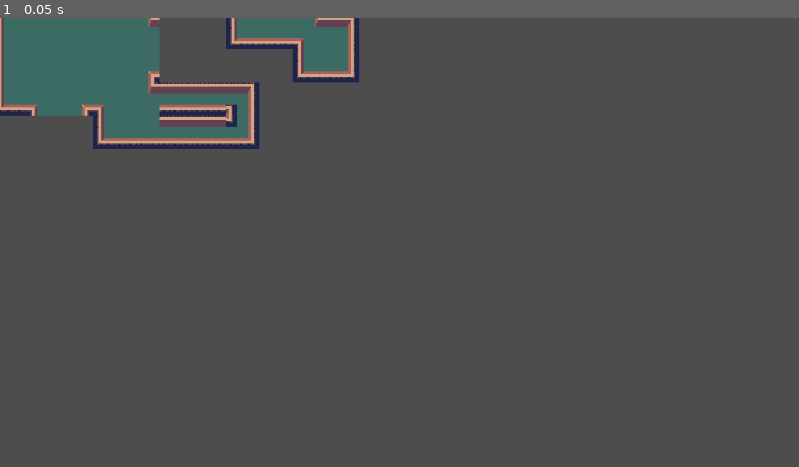
Above: before the commit, frame 1.
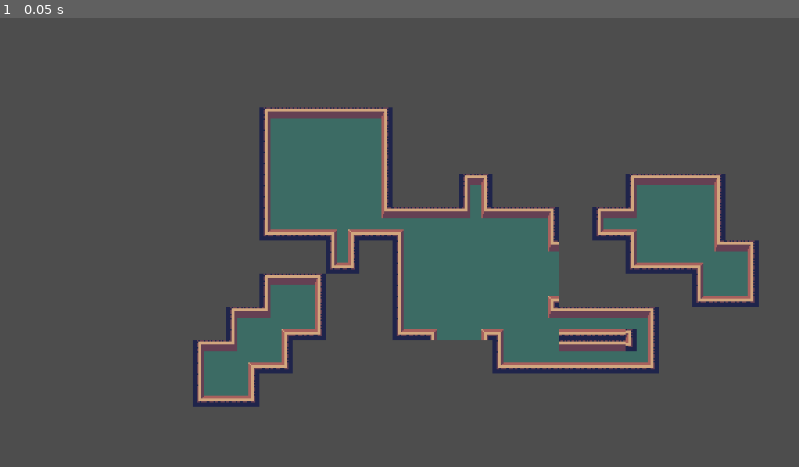
Above: after the commit, the same moment.

Repository: silversquirl/gmtk-2023
Game: Godot game, scene res://main_map.tscn
Two runs of this game, one before a commit and one after it. Both use one fixed random seed, a clock stepped at 60 frames per second and the inputs below.
Inputs:
- Up to frame 1 (0.05 s): no input

The runs differ from the first frame. In frame 1, 27% of the frame differs, in the area x 0-95%, y 0-87%.

Commit message:
add basic panning camera

Diff:
--- /dev/null
+++ b/cameractrl.gd
@@ -0,0 +1,49 @@
+extends Camera2D
+
+
+# Called when the node enters the scene tree for the first time.
+func _ready():
+	get_tree().get_root().connect("size_changed", fixzoom)
+	pass # Replace with function body.
+func fixzoom():
+
+	var vp = get_viewport_rect().size
+	var minzoom = max(vp.y / HEIGHT, vp.x / WIDTH)
+	var newmag = max(zoom.x, minzoom)
+	zoom = Vector2(newmag, newmag)
+	position = fixpos(position)
+
+# Called every frame. 'delta' is the elapsed time since the previous frame.
+func _process(delta):
+	pass
+
+const HEIGHT = 256 * 6
+const WIDTH = HEIGHT
+var dragging_from = null
+var prev_pos = null
+func fixpos(pos):
+	var extents = get_viewport_rect().size * 0.5 / zoom
+	return pos.clamp(Vector2(-128 * 6 + extents.x, -128 * 6 + extents.y), Vector2(128 * 6 - extents.x, 128 * 6 - extents.y))
+func _input(event):
+	if event is InputEventMouseButton:
+		if event.button_index == MOUSE_BUTTON_WHEEL_UP && event.pressed:
+			# max-size: screen-height / zoom
+			var newmag = min(zoom.y * 1.1, 5)
+			zoom = Vector2(newmag, newmag)
+		if event.button_index == MOUSE_BUTTON_WHEEL_DOWN && event.pressed:
+			# size.y / min-zoom = HEIGHT
+			var vp = get_viewport_rect().size
+			var minzoom = max(vp.y / HEIGHT, vp.x / WIDTH)
+			var newmag = max(zoom.y / 1.1, minzoom)
+			zoom = Vector2(newmag, newmag)
+			position = fixpos(position)
+		if event.button_index == MOUSE_BUTTON_RIGHT:
+			if event.pressed:
+				dragging_from = event.position
+				prev_pos = position
+			else:
+				dragging_from = null
+				prev_pos = null
+	if event is InputEventMouseMotion:
+		if dragging_from != null:
+			position = fixpos(prev_pos + (dragging_from - event.position) / zoom)
--- a/main_map.tscn
+++ b/main_map.tscn
@@ -1,6 +1,7 @@
-[gd_scene load_steps=4 format=3 uid="uid://cp870qu5l1a8s"]
+[gd_scene load_steps=6 format=3 uid="uid://cp870qu5l1a8s"]
 
 [ext_resource type="Texture2D" uid="uid://1g0c5psweap6" path="res://Level_Tileset_A_Cropped.png" id="1_welxa"]
+[ext_resource type="Script" path="res://cameractrl.gd" id="2_t1rcr"]
 
 [sub_resource type="TileSetAtlasSource" id="TileSetAtlasSource_8jukn"]
 texture = ExtResource("1_welxa")
@@ -338,12 +339,93 @@
 11:3/0/terrains_peering_bit/top_left_corner = 0
 11:3/0/terrains_peering_bit/top_side = 0
 
+[sub_resource type="TileSetAtlasSource" id="TileSetAtlasSource_rwmum"]
+texture = ExtResource("1_welxa")
+texture_region_size = Vector2i(24, 24)
+0:0/0 = 0
+1:0/0 = 0
+2:0/0 = 0
+3:0/0 = 0
+4:0/0 = 0
+5:0/0 = 0
+6:0/0 = 0
+7:0/0 = 0
+8:0/0 = 0
+9:0/0 = 0
+10:0/0 = 0
+11:0/0 = 0
+0:1/0 = 0
+1:1/0 = 0
+2:1/0 = 0
+3:1/0 = 0
+4:1/0 = 0
+5:1/0 = 0
+6:1/0 = 0
+7:1/0 = 0
+8:1/0 = 0
+8:1/0/terrain_set = 0
+8:1/0/terrain = 0
+8:1/0/terrains_peering_bit/bottom_right_corner = 0
+8:1/0/terrains_peering_bit/top_left_corner = 0
+9:1/0 = 0
+9:1/0/terrain_set = 0
+9:1/0/terrain = 0
+9:1/0/terrains_peering_bit/bottom_left_corner = 0
+9:1/0/terrains_peering_bit/top_right_corner = 0
+10:1/0 = 0
+11:1/0 = 0
+0:2/0 = 0
+1:2/0 = 0
+2:2/0 = 0
+3:2/0 = 0
+4:2/0 = 0
+5:2/0 = 0
+6:2/0 = 0
+7:2/0 = 0
+8:2/0 = 0
+8:2/0/terrain_set = 0
+8:2/0/terrain = 0
+8:2/0/terrains_peering_bit/bottom_right_corner = 0
+9:2/0 = 0
+9:2/0/terrain_set = 0
+9:2/0/terrain = 0
+9:2/0/terrains_peering_bit/top_left_corner = 0
+10:2/0 = 0
+10:2/0/terrain_set = 0
+10:2/0/terrain = 0
+10:2/0/terrains_peering_bit/top_right_corner = 0
+11:2/0 = 0
+11:2/0/terrain_set = 0
+11:2/0/terrain = 0
+11:2/0/terrains_peering_bit/bottom_left_corner = 0
+0:3/0 = 0
+1:3/0 = 0
+2:3/0 = 0
+3:3/0 = 0
+4:3/0 = 0
+5:3/0 = 0
+6:3/0 = 0
+7:3/0 = 0
+8:3/0 = 0
+8:3/0/terrain_set = 0
+8:3/0/terrains_peering_bit/top_right_corner = 0
+9:3/0 = 0
+9:3/0/terrain_set = 0
+9:3/0/terrains_peering_bit/bottom_left_corner = 0
+10:3/0 = 0
+10:3/0/terrain_set = 0
+10:3/0/terrains_peering_bit/bottom_right_corner = 0
+11:3/0 = 0
+11:3/0/terrain_set = 0
+11:3/0/terrains_peering_bit/top_left_corner = 0
+
 [sub_resource type="TileSet" id="TileSet_kw6jq"]
 tile_size = Vector2i(24, 24)
 terrain_set_0/mode = 0
 terrain_set_0/terrain_0/name = "Cave"
 terrain_set_0/terrain_0/color = Color(0.843137, 0.301961, 0.498039, 1)
 sources/0 = SubResource("TileSetAtlasSource_8jukn")
+sources/2 = SubResource("TileSetAtlasSource_rwmum")
 
 [node name="Main map" type="Node2D"]
 
@@ -353,4 +435,7 @@
 scale = Vector2(2, 2)
 tile_set = SubResource("TileSet_kw6jq")
 format = 2
-layer_0/tile_data = PackedInt32Array(-3, 393216, 1, -2, 1310 …(710 unchanged characters)… 720896, 2, -393224, 720896, 0, -196617, 589824, 3, -262153, 589824, 2, -327689, 589824, 2, -393225, 655360, 0, -196618, 589824, 3, -262154, 589824, 2, -393226, 655360, 0, -196619, 524288, 3, -262155, 524288, 1, -327691, 524288, 1, -393227, 524288, 0, -262149, 0, 0, -196611, 720896, 0, -196612, 655360, 0, -196613, 589824, 0, -196614, 655360, 0, -196615, 327680, 0)
+layer_0/tile_data = PackedInt32Array(-3, 393216, 1, -2, 1310 …(710 unchanged characters)… 720896, 2, -393224, 720896, 0, -196617, 655360, 3, -262153, 589824, 2, -327689, 589824, 2, -393225, 655360, 0, -196618, 589824, 3, -262154, 589824, 2, -393226, 655360, 0, -196619, 524288, 3, -262155, 524288, 1, -327691, 524288, 1, -393227, 524288, 0, -262149, 0, 0, -196611, 720896, 0, -196612, 655360, 0, -196613, 589824, 0, -196614, 655360, 0, -196615, 327680, 0, -131081, 0, 2, -65546, 720896, 0, -11, 589824, 1, 65524, 589824, 1, 131059, 524288, 3, 65523, 524288, 0, 131060, 720896, 3, 65525, 720896, 3, -12, 524288, 0, -10, 720896, 3, -65547, 524288, 0)
+
+[node name="Camera2D" type="Camera2D" parent="."]
+script = ExtResource("2_t1rcr")
